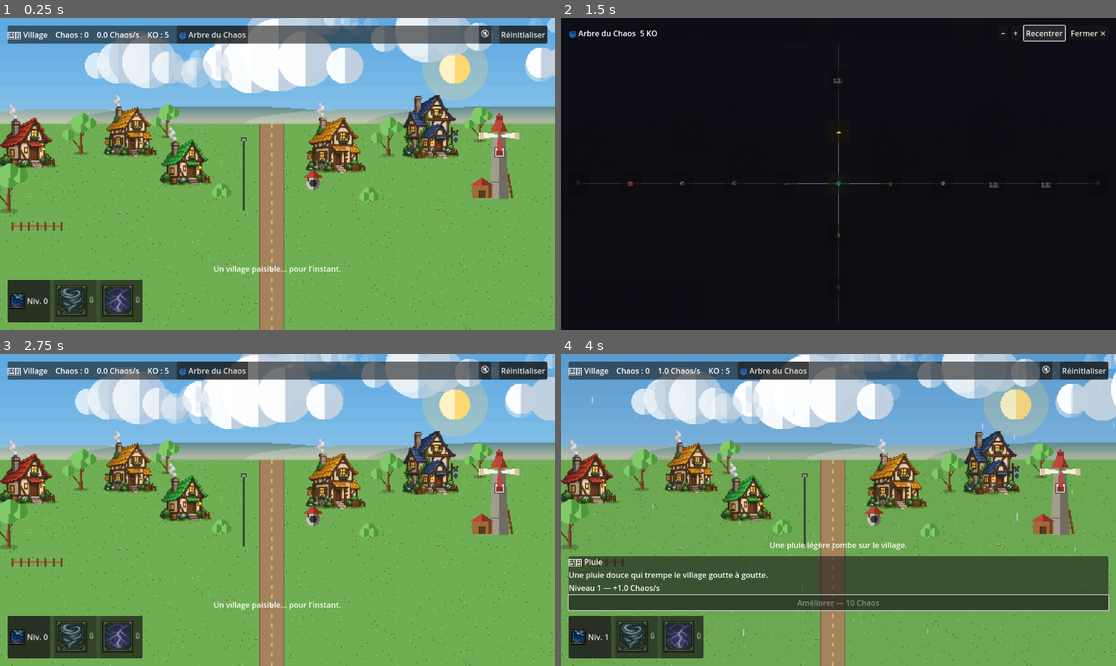
Above: before the commit, frames 1-4 (two rows, left to right).
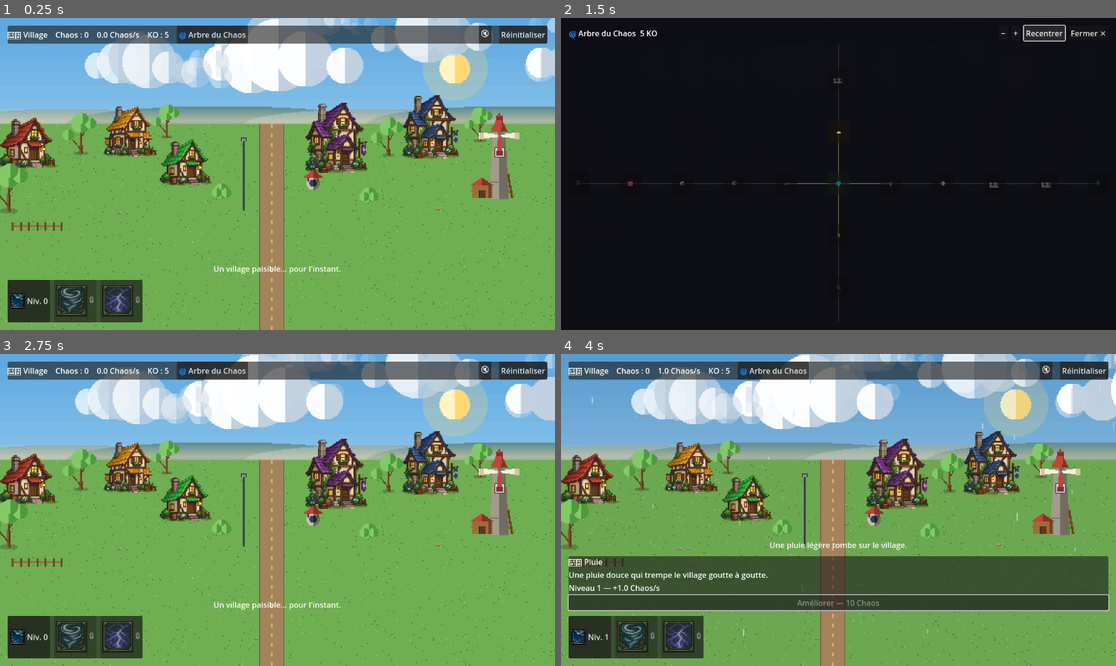
Above: after the commit, the same moments.

Repository: juanrobin09-stack/incrementale-godot
Game: Godot game, scene res://scenes/main.tscn
The game is run twice, just before and just after one commit, with the same random seed, the same clock (stepped at 60 frames per second) and the same inputs.
Inputs:
- Up to frame 1 (0.25 s): no input
- Up to frame 2 (1.5 s): click "🌀 Arbre du Chaos" at 0.5 s; click "🔇" at 1.25 s
- Up to frame 3 (2.75 s): click "Réinitialiser" at 2 s
- Up to frame 4 (4 s): click "Niv. 0" at 2.75 s; click "Activer — Gratuit" at 3.5 s

The runs differ from the first frame. In frame 1, 1.8% of the frame differs, in the area x 1-76%, y 24-50%; in frame 2, less than 0.1%; in frame 3, 1.8%; in frame 4, 1.8%.

Commit message:
Fumée des cheminées retirée, 5e teinte violette pour éviter le doublon or
Fumée effacée sur les 5 sprites (masque zone haute + faible saturation,
sans toucher le reste de la cheminée) sur demande explicite.

Deux maisons avaient le même toit doré (seulement 3 références pour
5 maisons). Tenté de recolorer le toit doré directement, mais sa
palette est trop proche du bois/des murs pour un masque couleur
propre (tout devenait magenta, pas seulement le toit). Recoloré le
toit bleu à la place — séparation de teinte nette, comme pour le vert
— vers un violet distinct (+ bannière recolorée avec, pour un vrai
look "5e bâtiment"). palette.gd gagne roofPurple/roofPurpleShadow
pour les ruines de cette maison après effondrement.

Co-Authored-By: Claude Sonnet 5 <noreply@anthropic.com>
Claude-Session: https://claude.ai/code/session_016yAC6ssaf6BSe8MTXBU3RM

Diff:
--- a/scripts/world/palette.gd
+++ b/scripts/world/palette.gd
@@ -28,6 +28,7 @@
 	"roofBlue": "#3f6fa8", "roofBlueShadow": "#2a4d78",
 	"roofGreen": "#3f8f5c", "roofGreenShadow": "#2a663f",
 	"roofGold": "#d6a23a", "roofGoldShadow": "#a97a22",
+	"roofPurple": "#5b2963", "roofPurpleShadow": "#4a1d51",
 	"leafLight": "#82c968", "leafMid": "#4f9a3d", "leafDark": "#356b28",
 	"pineLight": "#4d9364", "pineDark": "#2f6b40",
 	"trunk": "#8a5a34", "trunkDark": "#5c3b20", "trunkLit": "#a97442",
--- a/scripts/world/world_scene.gd
+++ b/scripts/world/world_scene.gd
@@ -83,6 +83,7 @@
 	"roofGold": preload("res://assets/houses/house_gold.png"),
 	"roofGreen": preload("res://assets/houses/house_green.png"),
 	"roofBlue": preload("res://assets/houses/house_blue.png"),
+	"roofPurple": preload("res://assets/houses/house_purple.png"),
 }
 
 func _add_houses(gx: Callable, gy: Callable, u: float) -> void:
@@ -90,7 +91,7 @@
 		{"fx": 0.05, "fy": 0.22, "scale": 1.00, "roof": "roofRed", "wall": "wallCream"},
 		{"fx": 0.235, "fy": 0.16, "scale": 0.94, "roof": "roofGold", "wall": "wallSlate"},
 		{"fx": 0.335, "fy": 0.30, "scale": 0.90, "roof": "roofGreen", "wall": "wallSlate"},
-		{"fx": 0.605, "fy": 0.24, "scale": 1.06, "roof": "roofGold", "wall": "wallRose"},
+		{"fx": 0.605, "fy": 0.24, "scale": 1.06, "roof": "roofPurple", "wall": "wallRose"},
 		{"fx": 0.775, "fy": 0.17, "scale": 0.96, "roof": "roofBlue", "wall": "wallCream"},
 	]
 	for i in range(defs.size()):
Binary file changed: assets/houses/house_blue.png
Binary file changed: assets/houses/house_gold.png
Binary file changed: assets/houses/house_green.png
Binary file added: assets/houses/house_purple.png
Binary file changed: assets/houses/house_red.png
Not shown, changed: README.md
